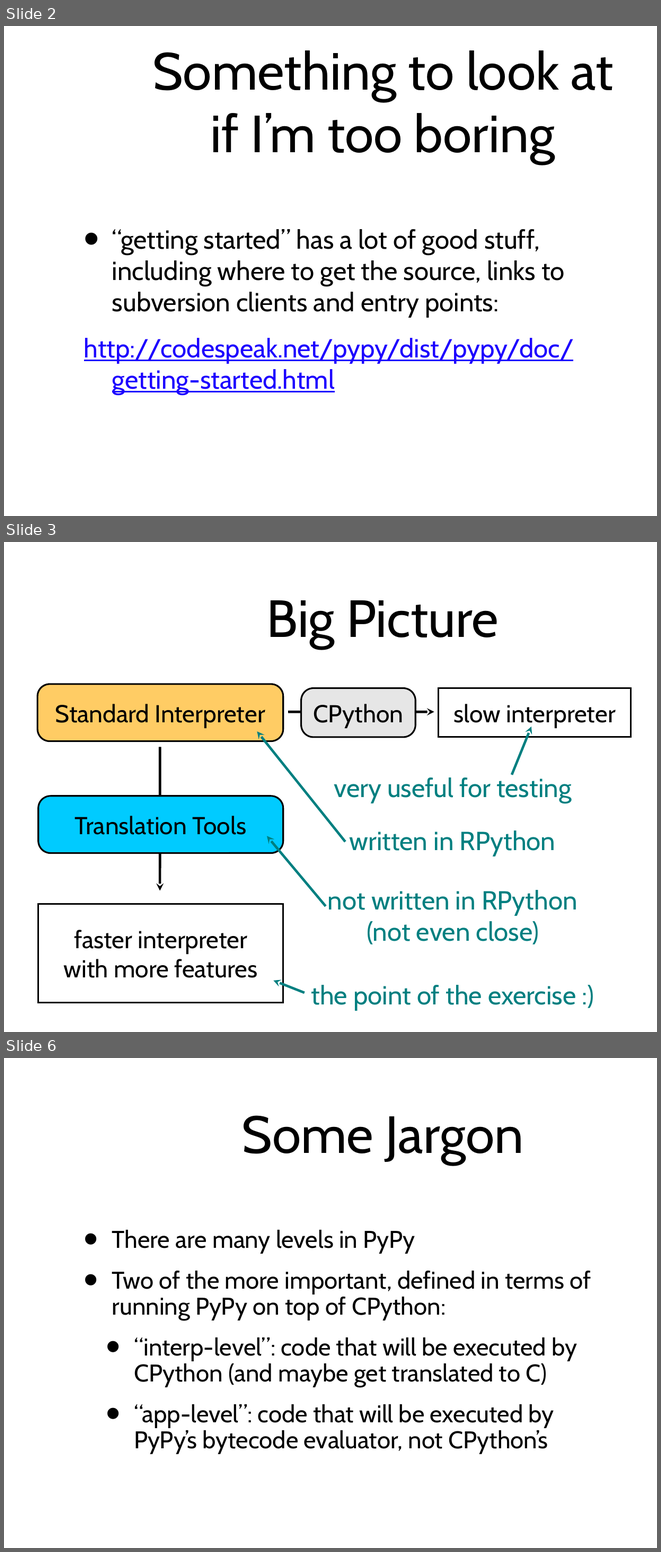
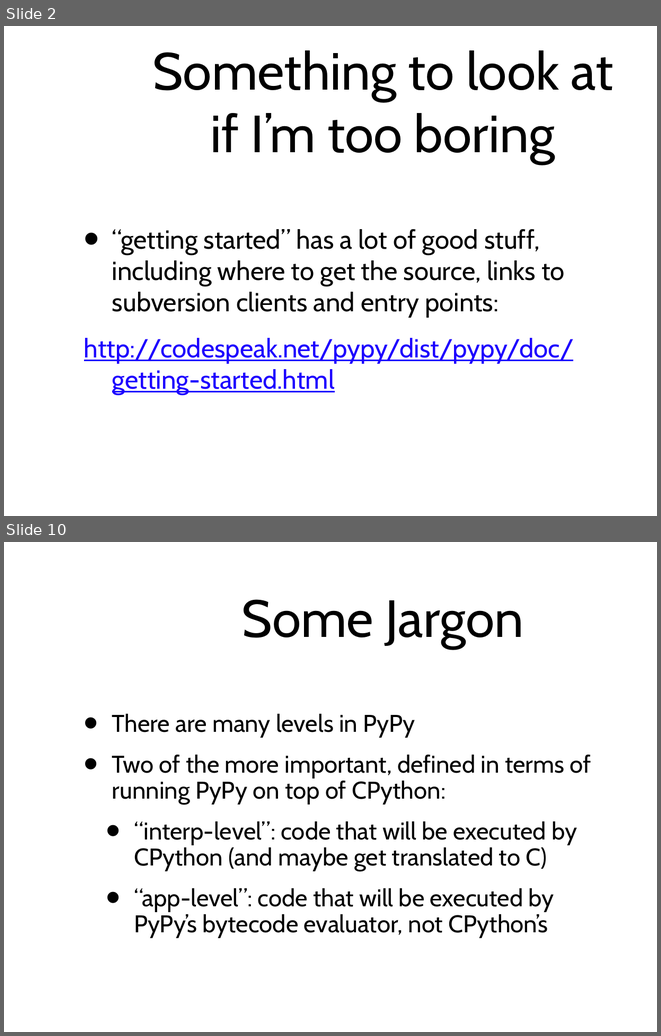
Before and after one commit to wdv4758h/pypy-extradoc, a slide deck: talk/sprint-introduction.ppt. Shown one above the other, each under a label of ours: slides 2, 3 and 6 before the commit, slides 2 and 10 after it; the slides between them are not shown. The pictures are 661x1552 and 661x1036 pixels, drawn with LibreOffice and Linux fonts; fonts in the diff are those of the drawing; background and template pictures are left out. Boxes give left, top, right and bottom in pixels: in the first picture for what was removed or moved away, otherwise in the second. Text is boxed around its words. In the diff, an @@ line names an element or a change of style, - is before the commit and + after.

```diff
--- a/talk/sprint-introduction.ppt
+++ b/talk/sprint-introduction.ppt
@@ slide 3 removed at <box>4,542,657,1032</box>, background #FFFFFF @@
@@ title removed at <box>267,600,498,648</box> @@
-Big Picture
@@ rounded rectangle removed at <box>37,684,283,741</box> @@
-Standard Interpreter
@@ rounded rectangle removed at <box>301,688,415,737</box> @@
-CPython
@@ rectangle removed at <box>438,688,631,737</box> @@
-slow interpreter
@@ arrow removed from (288, 712) to (434, 712) @@
@@ arrow removed from (345, 842) to (257, 731) @@
@@ arrow removed from (512, 775) to (531, 726) @@
@@ arrow removed from (160, 747) to (160, 891) @@
@@ text removed at <box>334,777,571,803</box> @@
-very useful for testing
@@ rounded rectangle removed at <box>38,796,283,853</box> @@
-Translation Tools
@@ arrow removed from (326, 906) to (267, 836) @@
@@ text removed at <box>350,830,556,856</box> @@
-written in RPython
@@ text removed at <box>328,890,577,944</box> @@
-not written in RPython
-(not even close)
@@ rectangle removed at <box>38,903,283,1002</box> @@
-faster interpreter
-with more features
@@ arrow removed from (305, 993) to (273, 980) @@
@@ text removed at <box>311,985,576,1010</box> @@
-the point of the exercise :)
@@ what was slide 6 is now slide 10 @@
```
Also in this commit, not shown: 11 slides changed, 10 slides added, 28 other files.
